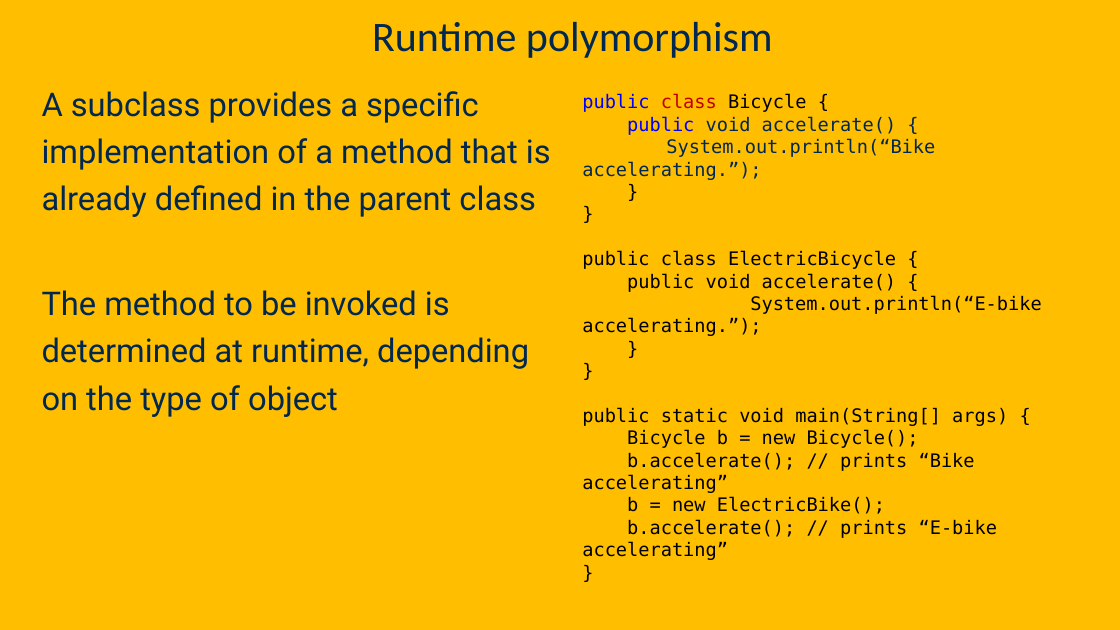
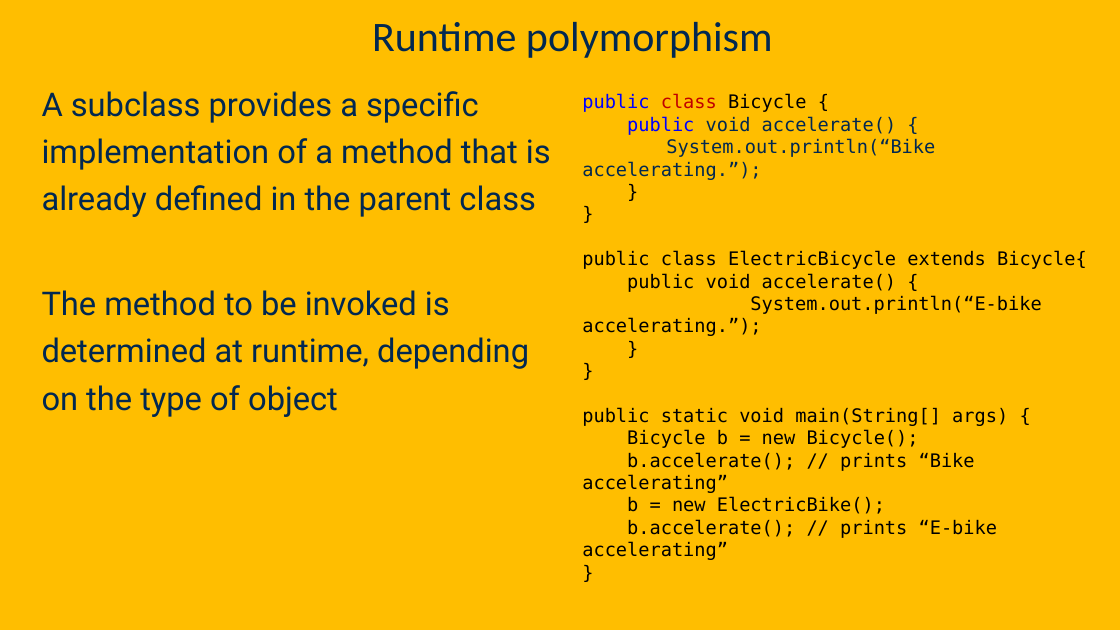
Before and after one commit to davsec-teaching/ECS160-Winter2025, a slide deck: slide 21 of slides/3_object_oriented_fundamentals.pptx (slide 18 before the commit). Drawn at 1120x630 pixels with LibreOffice and Linux fonts; fonts in the diff are those of the drawing; background and template pictures are left out. Boxes give left, top, right and bottom in pixels: in the first picture for what was removed or moved away, otherwise in the second. Text is boxed around its words. In the diff, an @@ line names an element or a change of style, - is before the commit and + after.

```diff
--- a/slides/3_object_oriented_fundamentals.pptx
+++ b/slides/3_object_oriented_fundamentals.pptx
@@ text at <box>582,250,1087,269</box>: text changed @@
-public class ElectricBicycle {
+public class ElectricBicycle extends Bicycle{
```
Also in this commit, not shown: 8 other slides changed, 8 slides added.
